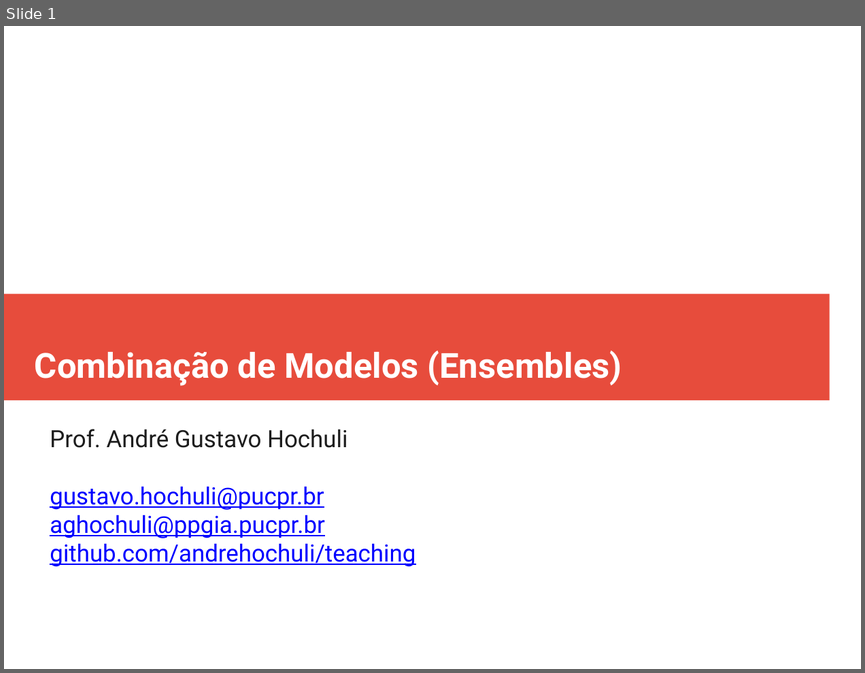
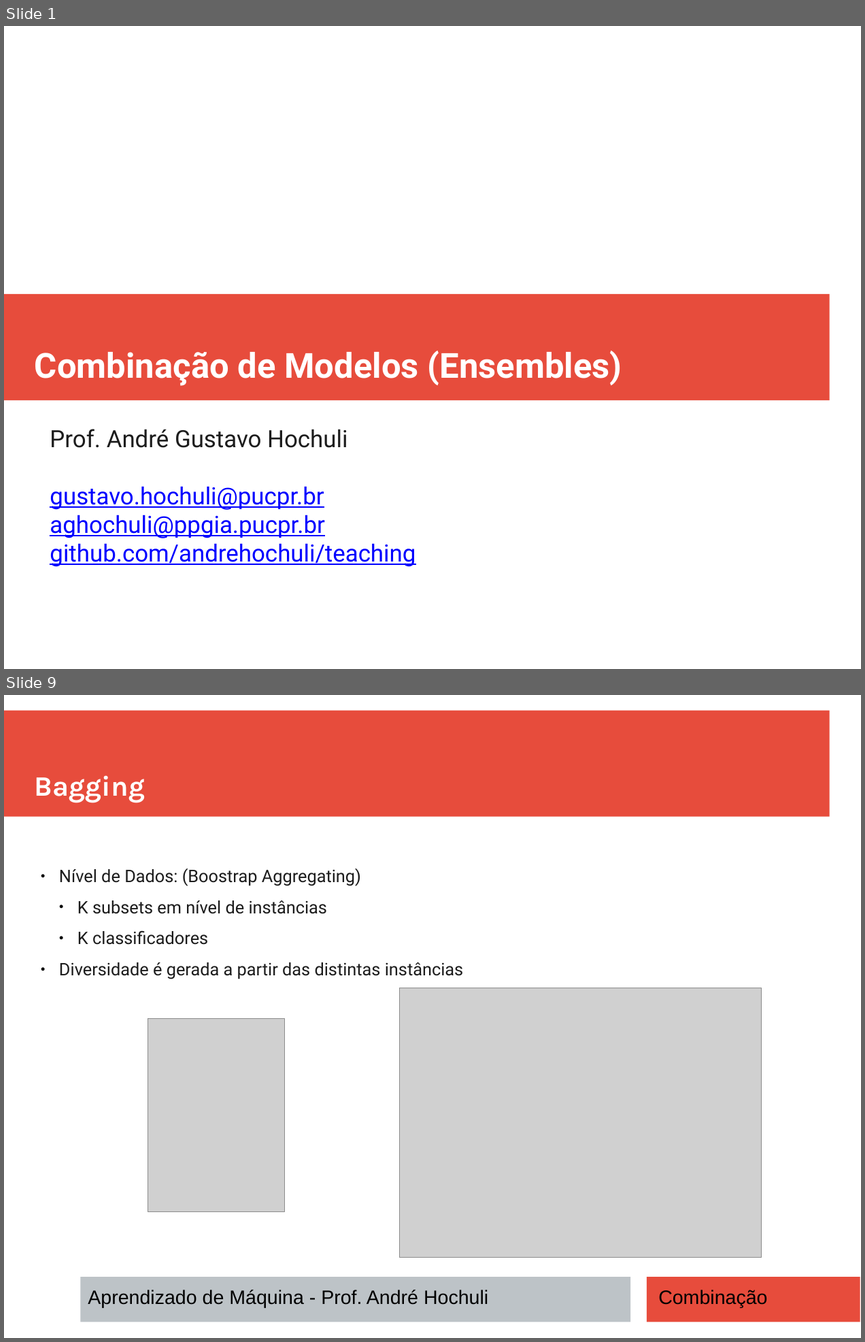
Before and after one commit to andrehochuli/teaching, a slide deck: AprendizadoMaquina/Tópico 02 - Aprendizado Supervisionado/Ensembles/Tópico 02 - Aprendizado-Supervisionado - Ensembles.pptx. Shown one above the other, each under a label of ours: slide 1 before the commit, slides 1 and 9 after it; the slides between them are not shown. The pictures are 865x673 and 865x1342 pixels, drawn with LibreOffice and Linux fonts; fonts in the diff are those of the drawing; grey boxes stand for pictures. Boxes give left, top, right and bottom in pixels: in the first picture for what was removed or moved away, otherwise in the second. Text is boxed around its words. In the diff, an @@ line names an element or a change of style, - is before the commit and + after.

```diff
--- a/AprendizadoMaquina/Tópico 02 - Aprendizado Supervisionado/Ensembles/Tópico 02 - Aprendizado-Supervisionado - Ensembles.pptx
+++ b/AprendizadoMaquina/Tópico 02 - Aprendizado Supervisionado/Ensembles/Tópico 02 - Aprendizado-Supervisionado - Ensembles.pptx
@@ slide 9 added at (4,695,861,1338), background #FFFFFF @@
@@ rectangle added at (4,711,830,817), fill #E74C3C @@
@@ text added at (35,775,145,803), 26 pt, text #FFFFFF, bold @@
+Bagging
@@ text added at (59,868,464,979), 16 pt, text #1C1C1C @@
+● Nível de Dados: (Boostrap Aggregating)
+  ● K subsets em nível de instâncias
+  ● K classificadores
+● Diversidade é gerada a partir das distintas instâncias
@@ picture added at (400,988,762,1258) @@
@@ picture added at (148,1019,285,1212) @@
@@ rectangle added at (80,1276,631,1322), fill #BDC3C7 @@
@@ rectangle added at (647,1276,861,1322), fill #E74C3C @@
@@ text added at (88,1289,488,1307), 18 pt, text #000000 @@
+Aprendizado de Máquina - Prof. André Hochuli
@@ text added at (658,1289,767,1307), 18 pt, text #000000 @@
+Combinação
```
Also in this commit, not shown: 5 slides changed, 4 other slides added.
